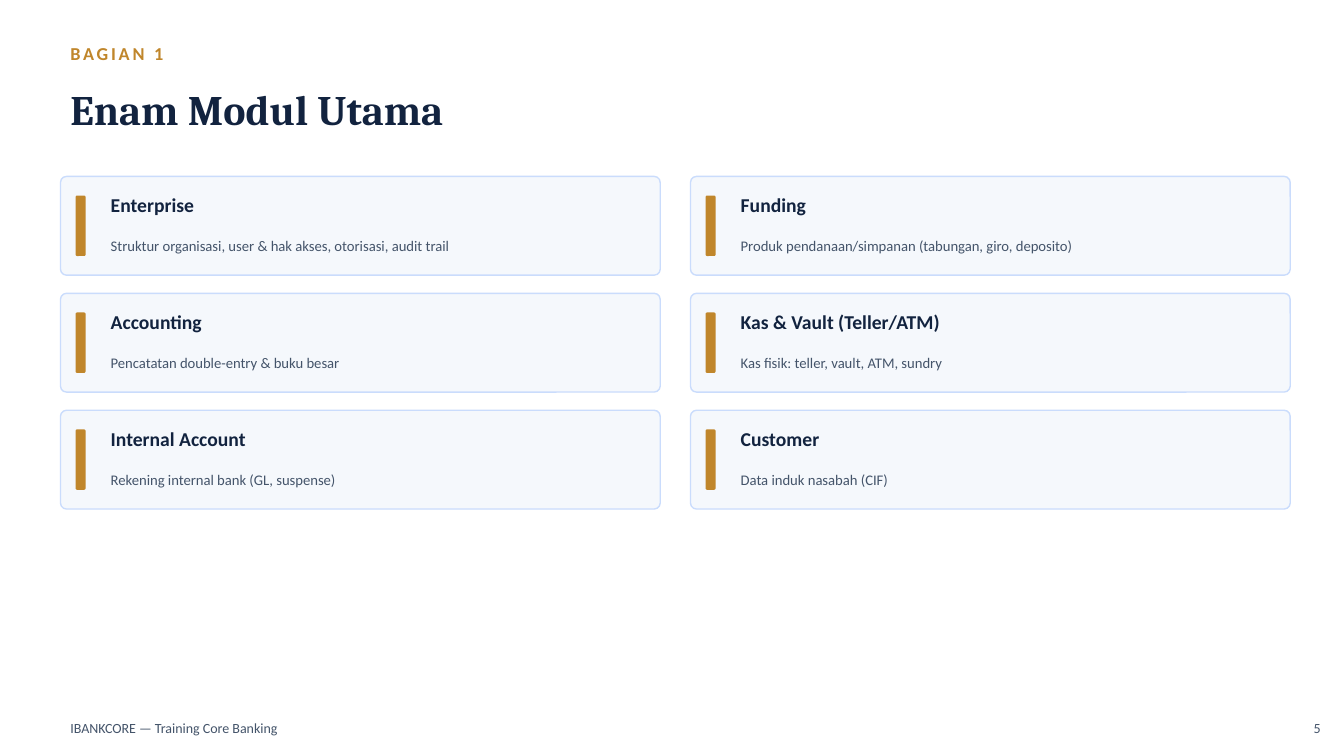
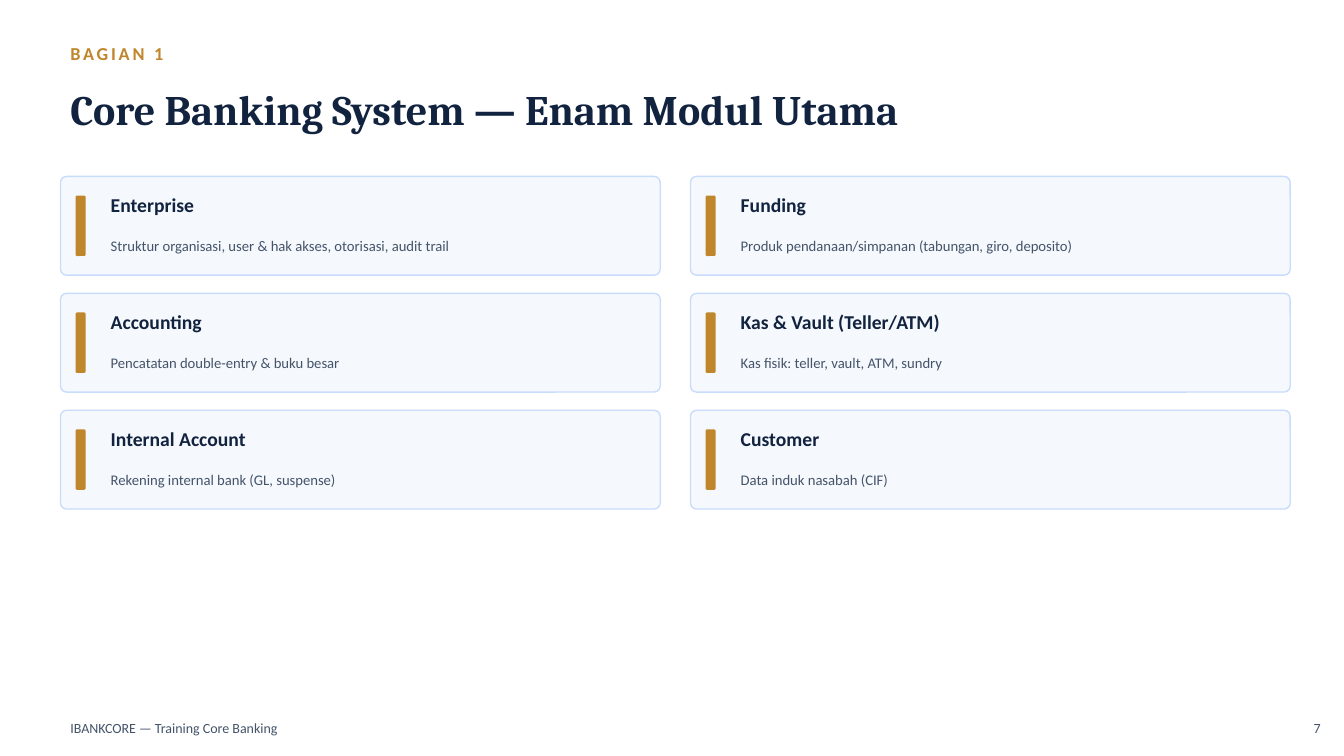
Before and after one commit to wisnu/ibankcore-training-materials, a slide deck: slide 7 of deployments/cgs-pos/dist/materi_training_ibankcore.pptx (slide 5 before the commit). Drawn at 1344x756 pixels with LibreOffice and Linux fonts; fonts in the diff are those of the drawing. Boxes give left, top, right and bottom in pixels: in the first picture for what was removed or moved away, otherwise in the second. Text is boxed around its words. In the diff, an @@ line names an element or a change of style, - is before the commit and + after.

Commit message:
Reorganize architecture section into 4 head groups matching the diagram
Restructure section 2 (Arsitektur Modul IBANKCORE) into four top-level
groups mirroring the four boxes in the diagram: Channel Layer, Core
Banking System (with Modul Utama, Lapisan Data, Core vs Enterprise,
and Switching-CGS as sub-headings), Internal Support Layer, and 3rd
Party Service. Update cross-references accordingly and add matching
slides (agenda cards for the 4 groups, plus a Channel Layer slide).

```diff
--- a/deployments/cgs-pos/dist/materi_training_ibankcore.pptx
+++ b/deployments/cgs-pos/dist/materi_training_ibankcore.pptx
@@ text at (70,96,898,135): text changed @@
-Enam Modul Utama
+Core Banking System — Enam Modul Utama
@@ text at (1314,724,1321,733): text changed @@
-5
+7
```
Also in this commit, not shown: 22 other slides changed, 2 slides added, 3 other files.
